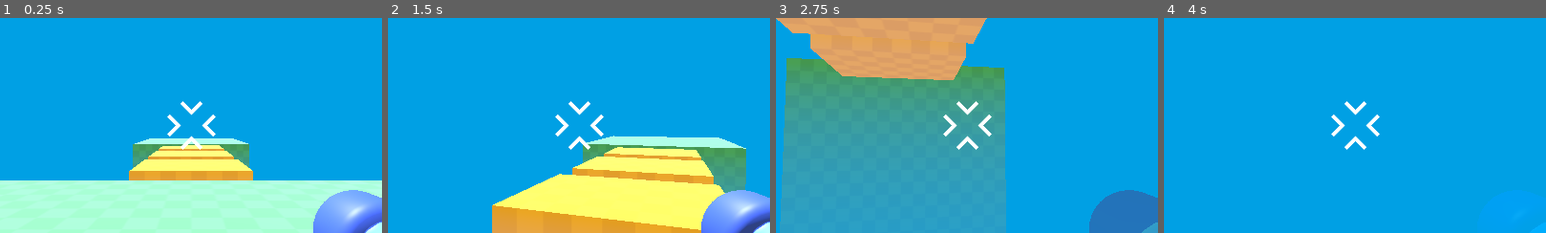
Above: before the commit, frames 1-4 (left to right).
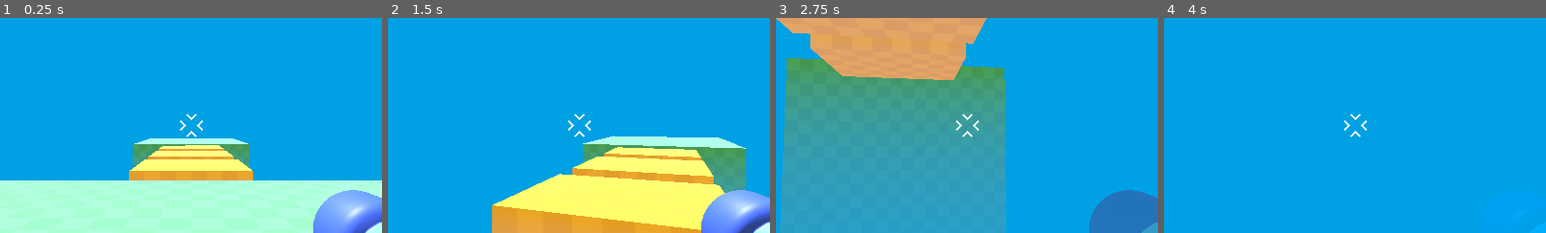
Above: after the commit, the same moments.

Repository: rielvis/SPiG_T3_GMnPS
Game: Godot game, scene res://assets/level/temporary_level.tscn
Two runs of this game, one before a commit and one after it. Both use one fixed random seed, a clock stepped at 60 frames per second and the inputs below.
Inputs (mouse positions are % of the whole screen's width and height, from its top left):
- Up to frame 1 (0.25 s): no input
- Up to frame 2 (1.5 s): tap Enter at 0.5 s; move the mouse to (55, 50) at 0.52 s; hold W (move_forward) from 0.53 s (still down); tap Space (jump) at 0.77 s; move the mouse to (45, 50) at 1.27 s
- Up to frame 3 (2.75 s): keep holding W (move_forward); tap Space (jump) at 1.52 s; move the mouse to (52, 48) at 2.02 s
- Up to frame 4 (4 s): keep holding W (move_forward); move the mouse to (49, 52) at 2.77 s; tap Space (jump) at 3.02, 3.77 s; move the mouse to (57, 51) at 3.52 s
The pictures show only the part of the screen within x 25-75%, y 25-75%; the shares and areas given below are measured in that part.

The runs differ from the first frame. In frame 1, 0.7% of the frame differs, in the area x 43-57%, y 38-62%; in frame 2, 0.7%; in frame 3, 0.7%; in frame 4, 0.7%.

Commit message:
Changed size of reticle

Diff:
--- a/scenes/player.tscn
+++ b/scenes/player.tscn
@@ -40,10 +40,10 @@
 anchor_top = 0.5
 anchor_right = 0.5
 anchor_bottom = 0.5
-offset_left = -66.0
-offset_top = -66.0
-offset_right = 66.0
-offset_bottom = 66.0
+offset_left = -32.0
+offset_top = -32.0
+offset_right = 32.0
+offset_bottom = 32.0
 grow_horizontal = 2
 grow_vertical = 2
 texture = ExtResource("3_qhqgy")
